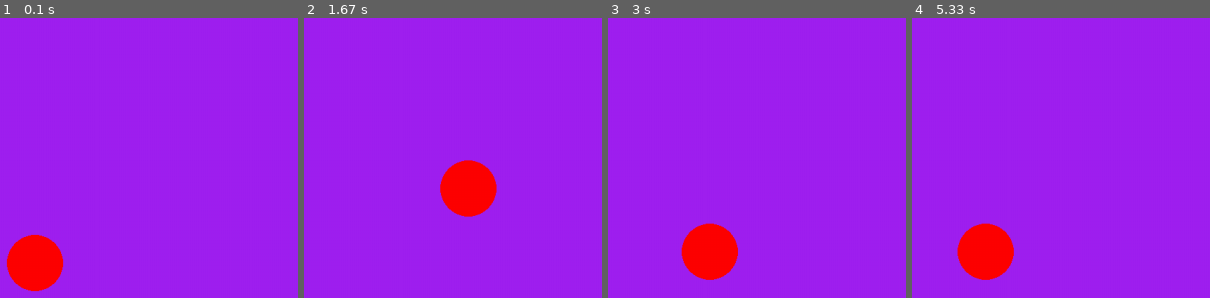
Above: before the commit, frames 1-4 (left to right).
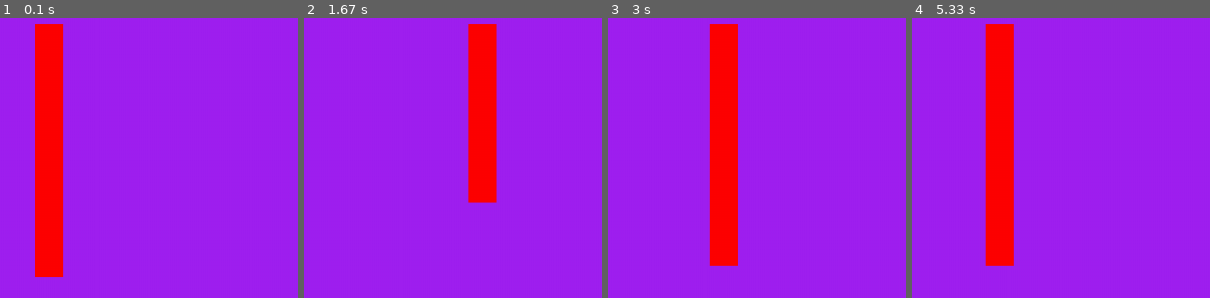
Above: after the commit, the same moments.

Repository: morriswa/pygame-practice-project
Game: pygame game, started from src/JennaGameRunner.py
Two runs of this game, one before a commit and one after it. Both use one fixed random seed, a clock stepped at 60 frames per second and the inputs below.
Inputs:
- Up to frame 1 (0.1 s): no input
- Up to frame 2 (1.67 s): tap W at 0.33 s; hold Right 0.67-1.13 s; hold Up 1.17-1.47 s; hold Right from 1.5 s (still down)
- Up to frame 3 (3 s): release Right at 1.97 s; hold Left 2-2.53 s; hold Down 2.57-2.87 s; hold Left from 2.9 s (still down)
- Up to frame 4 (5.33 s): release Left at 3.3 s; hold Up 3.33-3.7 s; hold Right 3.73-4.37 s; hold Down 4.4-4.77 s; hold Left 4.8-5.27 s; hold Right from 5.3 s (still down)

The runs differ from the first frame. In frame 1, 9.5% of the frame differs, in the area x 2-22%, y 2-98%; in frame 2, 6.9%; in frame 3, 9.1%; in frame 4, 9.1%.

Commit message:
cool fishing rectangle

Diff:
--- a/src/JennaGameRunner.py
+++ b/src/JennaGameRunner.py
@@ -20,9 +20,12 @@
     # fill the screen with a color to wipe away anything from last frame
     screen.fill("purple")
 
-    pygame.draw.circle(screen, "red", player_pos, 40)
+    newRectangle = pygame.Rect(player_pos.x, 20, 40, player_pos.y)
+
+    pygame.draw.rect(screen, "red", newRectangle, 30)
 
     keys = pygame.key.get_pressed()
+
     if keys[pygame.K_w] or keys[pygame.K_UP]:
         player_pos.y -= 300 * dt
     if keys[pygame.K_s] or keys[pygame.K_DOWN]:
